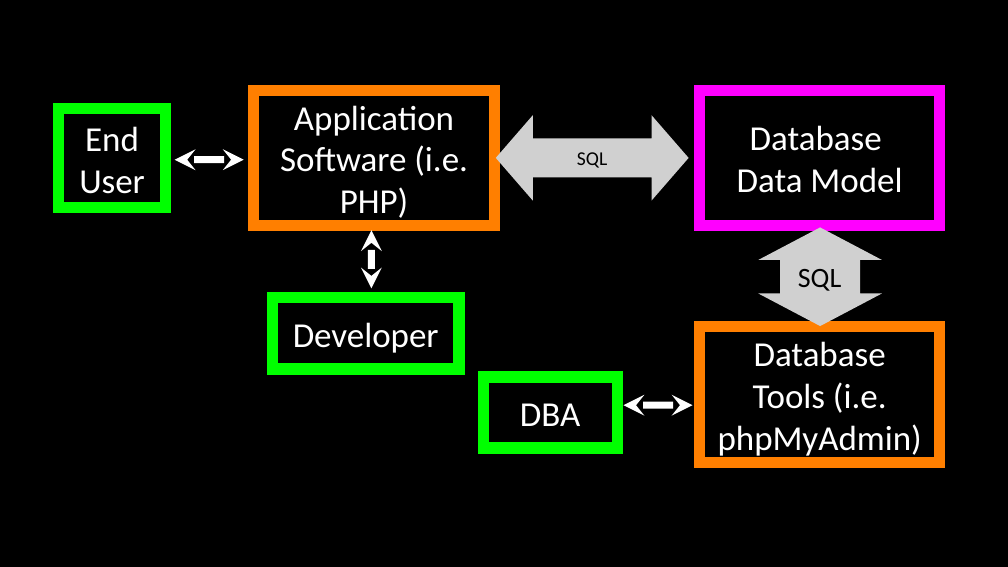
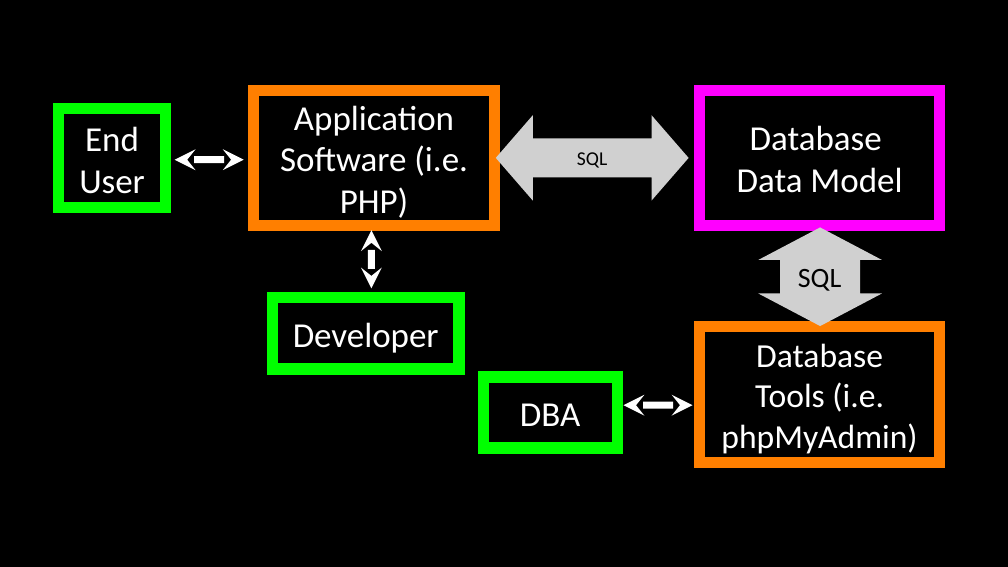
Before and after one commit to csev/wa4e, a slide deck: slide 3 of lectures/PHP-06-MySQL-PDO.ppt. Drawn at 1008x567 pixels with LibreOffice and Linux fonts; fonts in the diff are those of the drawing; grey boxes stand for pictures. Boxes give left, top, right and bottom in pixels: in the first picture for what was removed or moved away, otherwise in the second. Text is boxed around its words. In the diff, an @@ line names an element or a change of style, - is before the commit and + after.

```diff
--- a/lectures/PHP-06-MySQL-PDO.ppt
+++ b/lectures/PHP-06-MySQL-PDO.ppt
@@ rectangle "Database" at [700,327,940,463]: size 25 to 24 pt @@
```
Also in this commit, not shown: 1 other file.
